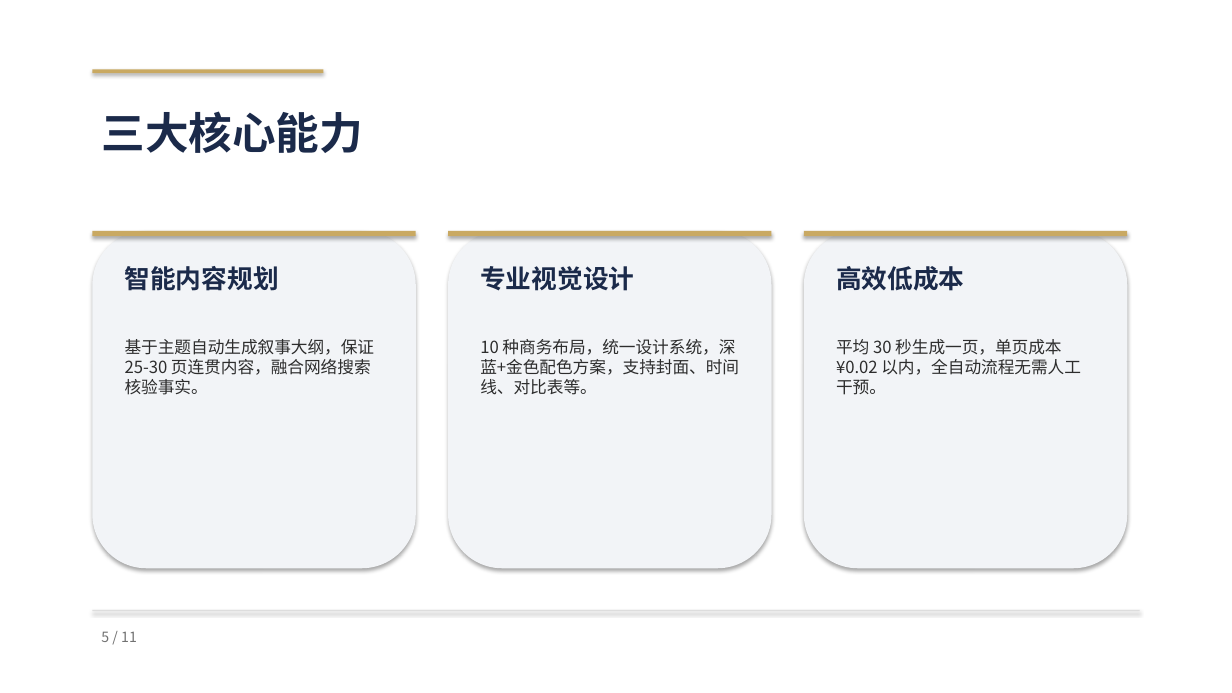
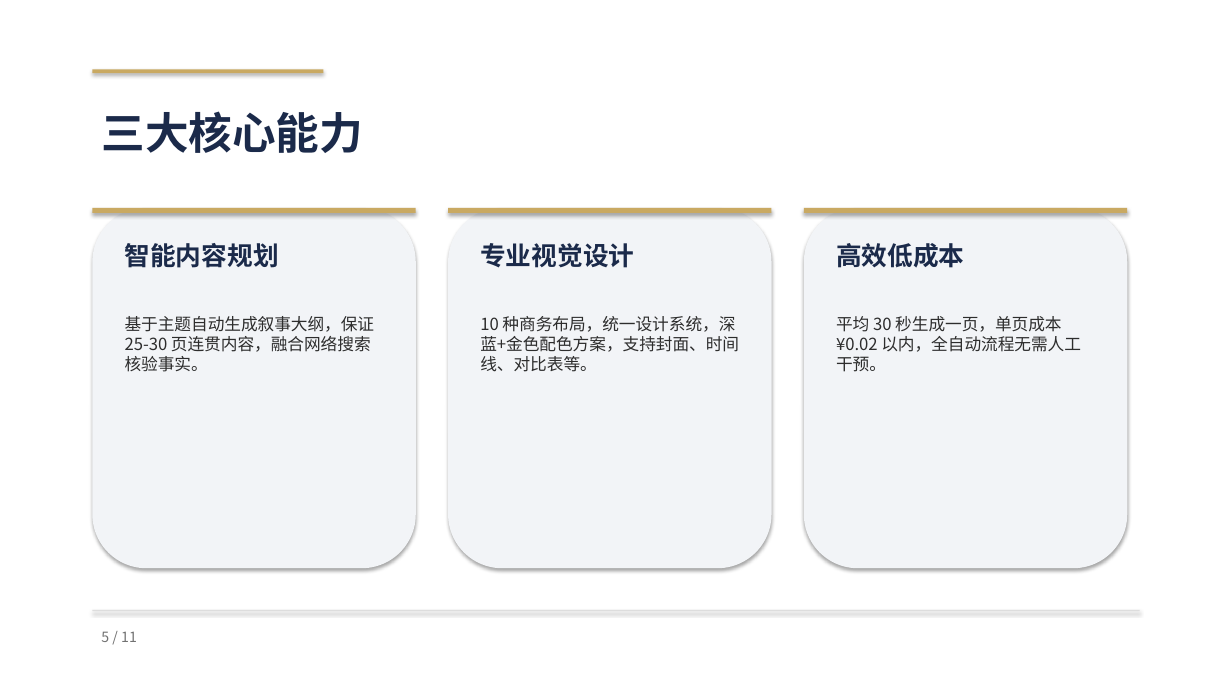
Before and after one commit to SunJenry/PPT_Generator, a slide deck: slide 5 of assets/template.pptx. Drawn at 1232x693 pixels with LibreOffice and Linux fonts; fonts in the diff are those of the drawing. Boxes give left, top, right and bottom in pixels: in the first picture for what was removed or moved away, otherwise in the second. Text is boxed around its words. In the diff, an @@ line names an element or a change of style, - is before the commit and + after.

```diff
--- a/assets/template.pptx
+++ b/assets/template.pptx
@@ rounded rectangle: place and size @@
-rounded rectangle at (92, 231, 416, 568)
+rounded rectangle at (92, 208, 416, 568)
@@ rounded rectangle: place and size @@
-rounded rectangle at (448, 231, 772, 568)
+rounded rectangle at (448, 208, 772, 568)
@@ 3 texts, 3 rectangles: place and size @@
-3 texts, 3 rectangles at (92, 231, 1128, 291)
+3 texts, 3 rectangles at (92, 208, 1128, 268)
@@ rounded rectangle: place and size @@
-rounded rectangle at (804, 231, 1128, 568)
+rounded rectangle at (804, 208, 1128, 568)
@@ text "基于主题自动生成叙事大纲，保证 25-30 页连贯内容，融合网络搜索核验事实。": place and size @@
-text "基于主题自动生成叙事大纲，保证 25-30 页连贯内容，融合网络搜索核验事实。" at (125, 339, 375, 395)
+text "基于主题自动生成叙事大纲，保证 25-30 页连贯内容，融合网络搜索核验事实。" at (125, 316, 375, 372)
@@ text "10 种商务布局，统一设计系统，深蓝+金色配色方案，支持封面、时间线、对比表等。": place and size @@
-text "10 种商务布局，统一设计系统，深蓝+金色配色方案，支持封面、时间线、对比表等。" at (480, 339, 739, 395)
+text "10 种商务布局，统一设计系统，深蓝+金色配色方案，支持封面、时间线、对比表等。" at (480, 316, 739, 372)
@@ text "平均 30 秒生成一页，单页成本 ¥0.02 以内，全自动流程无需人工干预。": place and size @@
-text "平均 30 秒生成一页，单页成本 ¥0.02 以内，全自动流程无需人工干预。" at (836, 339, 1081, 395)
+text "平均 30 秒生成一页，单页成本 ¥0.02 以内，全自动流程无需人工干预。" at (836, 316, 1081, 372)
```
Also in this commit, not shown: 6 other slides changed, 11 other files.
